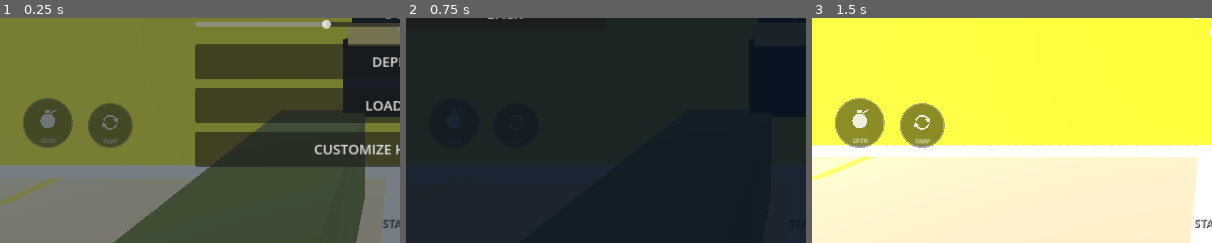
Above: before the commit, frames 1-3 (left to right).
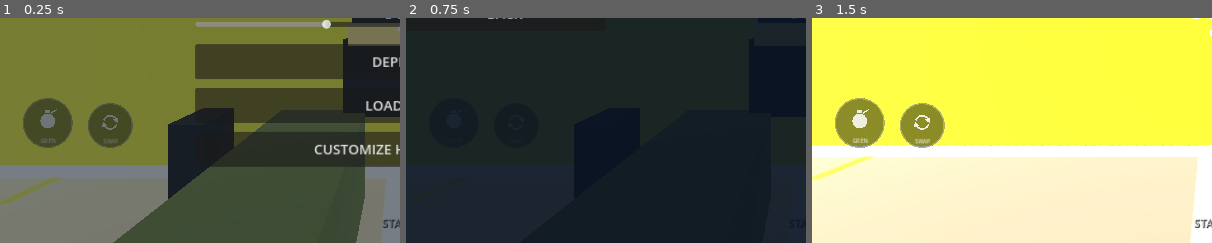
Above: after the commit, the same moments.

Repository: Goated-max/shipment-fpp
Game: Godot game, scene res://scenes/main.tscn
Same seed, same stepped clock (60 frames per second), same inputs: the game is played once before the commit and once after it.
Inputs:
- Up to frame 1 (0.25 s): no input
- Up to frame 2 (0.75 s): click "DEPLOY" at 0.5 s
- Up to frame 3 (1.5 s): click "SHIPMENT" at 1.25 s
The pictures show only the part of the screen within x 0-50%, y 50-100%; the shares and areas given below are measured in that part.

The runs differ from the first frame. In frame 1, 4.5% of the frame differs, in the area x 42-59%, y 40-81%; in frame 2, less than 0.1%; in frame 3, nothing differs.

Commit message:
AR reload: left hand swaps the magazine

Diff:
--- a/scripts/player.gd
+++ b/scripts/player.gd
@@ -134,11 +134,12 @@
     _box(gun, Vector3(0.046, 0.07, 0.18), Vector3(0, 0.0, 0.28), pl)
     _box(gun, Vector3(0.034, 0.1, 0.045), Vector3(0, -0.1, 0.12), pl)
     _rpart("mag", _box(gun, Vector3(0.034, 0.2, 0.05), Vector3(0, -0.17, 0.0), pl))
+    _rpart("spare", _box(gun, Vector3(0.034, 0.2, 0.05), Vector3(-0.2, -0.2, -0.3), pl))
     _box(gun, Vector3(0.04, 0.02, 0.08), Vector3(0, 0.085, -0.12), gm)
     _box(gun, Vector3(0.066, 0.006, 0.06), Vector3(0, 0.125, -0.12), gm)
     _box(gun, Vector3(0.007, 0.007, 0.003), Vector3(0, 0.1, -0.09), _mat(Color(1, 0.16, 0.16), true))
-    _box(gun, Vector3(0.09, 0.09, 0.16), Vector3(-0.02, -0.07, -0.42), glove)
-    _box(gun, Vector3(0.1, 0.1, 0.34), Vector3(-0.09, -0.16, -0.18), sleeve)
+    _rpart("lglove", _box(gun, Vector3(0.09, 0.09, 0.16), Vector3(-0.02, -0.07, -0.42), glove))
+    _rpart("larm", _box(gun, Vector3(0.1, 0.1, 0.34), Vector3(-0.09, -0.16, -0.18), sleeve))
     _box(gun, Vector3(0.09, 0.1, 0.1), Vector3(0.0, -0.1, 0.12), glove)
     _box(gun, Vector3(0.1, 0.1, 0.3), Vector3(0.08, -0.18, 0.3), sleeve)
     muzzle = Marker3D.new()
@@ -663,7 +664,7 @@
         var r: Array = rrest[k]
         n.position = r[0]
         n.rotation = r[1]
-        n.visible = k != "shell"
+        n.visible = k != "shell" and k != "spare"
 
 func _move(pname: String, p: float, a: float, b: float, c: float, d: float, off: Vector3) -> void:
     if not rparts.has(pname):
@@ -678,6 +679,47 @@
     (rparts[pname] as Node3D).rotation = r[1] + rot * _hold(p, a, b, c, d)
 
 # Moves this weapon's parts for progress p and returns the gun-level tilt to add this frame.
+# Moves smoothly through keyframes (times ascending, vals the same length) and returns the position at p.
+func _keys(p: float, times: Array, vals: Array) -> Vector3:
+    if p <= float(times[0]):
+        return vals[0]
+    for i in range(1, times.size()):
+        if p <= float(times[i]):
+            var t := _ss(clampf((p - float(times[i - 1])) / (float(times[i]) - float(times[i - 1])), 0.0, 1.0))
+            return (vals[i - 1] as Vector3).lerp(vals[i], t)
+    return vals[vals.size() - 1]
+
+func _abs_keys(pname: String, p: float, times: Array, vals: Array) -> void:
+    if rparts.has(pname):
+        (rparts[pname] as Node3D).position = _keys(p, times, vals)
+
+func _vis(pname: String, on: bool) -> void:
+    if rparts.has(pname):
+        (rparts[pname] as Node3D).visible = on
+
+# VANGUARD (AR) reload: left hand pulls the magazine out, grabs a spare from the pouch and seats it.
+func _pose_assault(p: float) -> Vector3:
+    var M := Vector3(0, -0.17, 0.0)          # magazine in the well
+    var Mp := Vector3(0, -0.39, 0.06)        # magazine pulled out
+    var Md := Vector3(0, -1.0, 0.1)          # magazine dropped out of view
+    var S := Vector3(-0.2, -0.2, -0.3)       # spare magazine in the left pouch
+    var Rg := Vector3(-0.02, -0.07, -0.42)   # left hand at rest
+    var G := Vector3(-0.04, -0.16, -0.02)    # left hand on the magazine
+    var Sg := Vector3(-0.16, -0.19, -0.3)    # left hand on the spare
+    var F := Vector3(-0.07, -0.09, 0.24)     # forearm offset from the hand
+    var gt := [0.0, 0.18, 0.5, 0.62, 0.74, 0.88, 1.0]
+    var gv := [Rg, G, G, Sg, Sg, G, Rg]
+    var av := []
+    for v in gv:
+        av.append(v + F)
+    _abs_keys("lglove", p, gt, gv)
+    _abs_keys("larm", p, gt, av)
+    _abs_keys("mag", p, [0.0, 0.2, 0.35, 0.5, 0.88, 1.0], [M, Mp, Mp, Md, M, M])
+    _vis("mag", p < 0.42 or p >= 0.88)
+    _abs_keys("spare", p, [0.0, 0.45, 0.66, 0.86, 1.0], [S, S, S, M, M])
+    _vis("spare", p >= 0.45 and p < 0.88)
+    return Vector3(0, 0, 0.12 * _hold(p, 0.0, 0.2, 0.5, 0.7))
+
 func _reload_pose(p: float) -> Vector3:
     match cur:
         "pistol":
@@ -705,6 +747,8 @@
             _move("mag", p, 0.0, 0.3, 0.65, 0.95, Vector3(0, -0.2, 0.0))
             _move("charge", p, 0.8, 0.85, 0.9, 0.98, Vector3(0, 0, 0.08))
             return Vector3(0, 0, 0.1 * _hold(p, 0.0, 0.3, 0.65, 0.95))
+        "assault":
+            return _pose_assault(p)
         _:
             _move("mag", p, 0.0, 0.3, 0.6, 0.9, Vector3(0, -0.22, 0.04))
             _turn("mag", p, 0.0, 0.3, 0.6, 0.9, Vector3(0.2, 0, 0))
